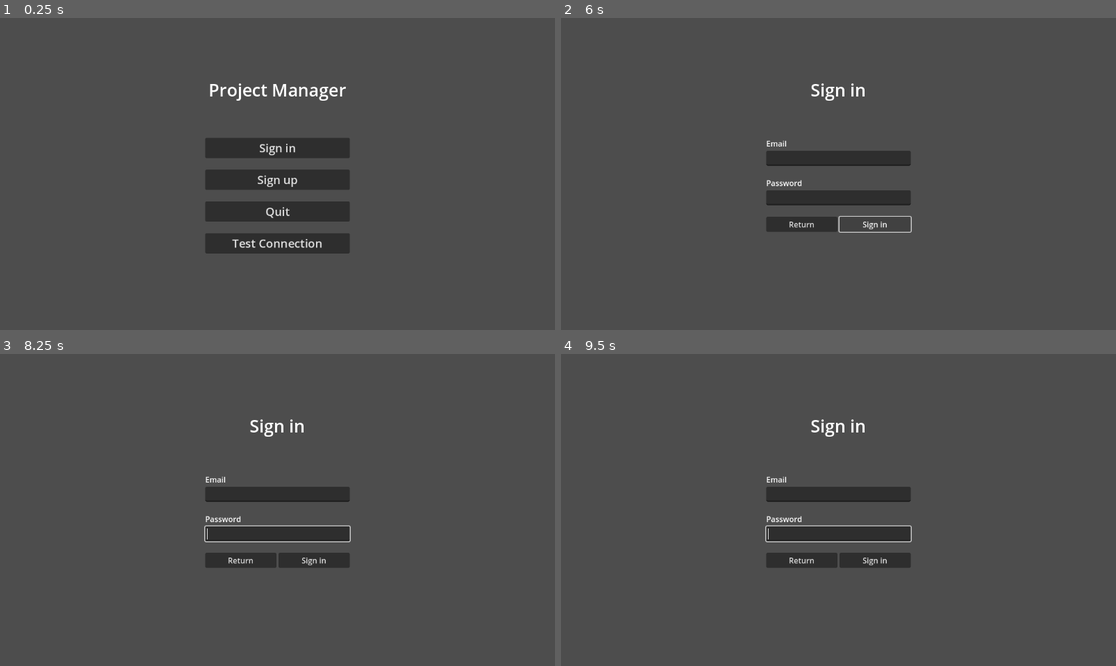
Above: before the commit, frames 1-4 (two rows, left to right).
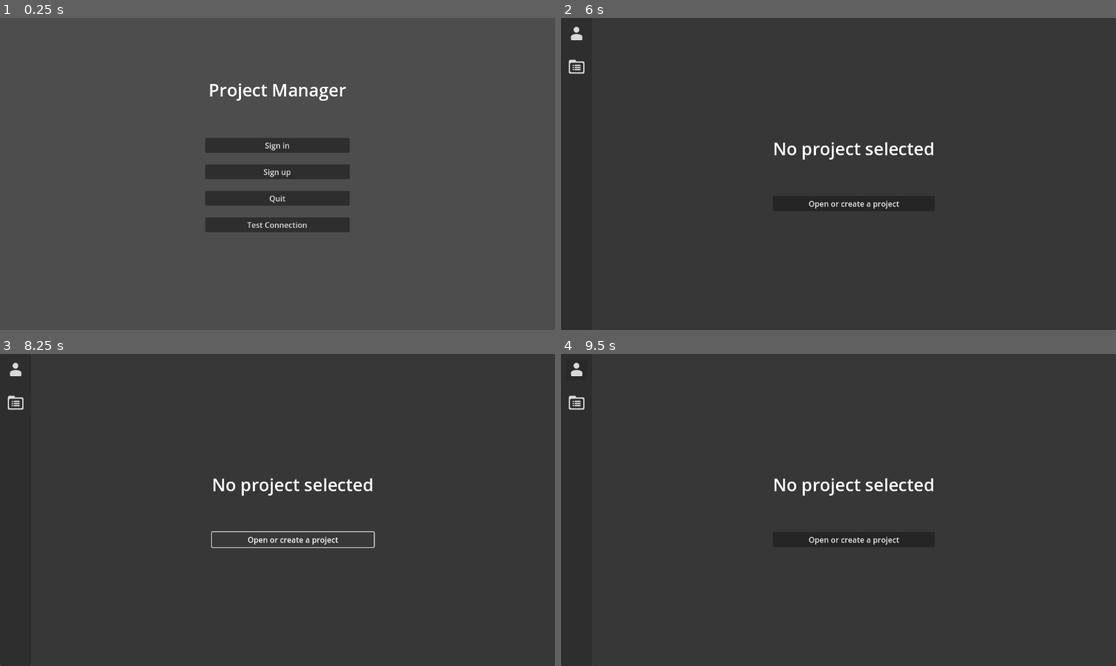
Above: after the commit, the same moments.

Repository: Z1HEd/ProjectManager
Game: Godot game, scene res://Scenes/Screens/WelcomeScreen.tscn
The game is run twice, just before and just after one commit, with the same random seed, the same clock (stepped at 60 frames per second) and the same inputs.
Inputs (mouse positions are in pixels of both pictures, inside the frame that each line leads up to):
- Up to frame 1 (0.25 s): no input
- Up to frame 2 (6 s): click "Sign in" at 0.5 s; click (838, 158) at 1.27 s; type "12" at 1.35 s; click (838, 198) at 1.5 s; type "12" at 1.58 s; click "Return" at 2 s; click "Sign up" at 2.75 s; click (838, 158) at 3.52 s; type "12" at 3.6 s; click (838, 198) at 3.75 s; type "12" at 3.83 s; click "Return" at 4.25 s; click "Sign in" at 5 s; click "Sign in" at 5.75 s
- Up to frame 3 (8.25 s): click (16, 369) at 6.52 s; click (16, 403) at 7.27 s; click (294, 538) at 8 s, where only the run after the commit has a clickable "Open or create a project"
- Up to frame 4 (9.5 s): click (577, 369) at 8.77 s

The runs differ from the first frame. In frame 1, 6.1% of the frame differs, in the area x 37-63%, y 39-76%; in frame 2, 7.4%; in frame 3, 7.2%; in frame 4, 7.5%, in the area x 0-68%, y 0-100%.

Commit message:
added couple screens, broken navigation buttons

Diff:
--- a/Resources/BaseTheme.tres
+++ b/Resources/BaseTheme.tres
@@ -1,5 +1,77 @@
-[gd_resource type="Theme" format=3 uid="uid://b5c65h2sk3h6q"]
+[gd_resource type="Theme" load_steps=9 format=3 uid="uid://b5c65h2sk3h6q"]
+
+[sub_resource type="StyleBoxFlat" id="StyleBoxFlat_8fg72"]
+content_margin_left = 4.0
+content_margin_top = 4.0
+content_margin_right = 4.0
+content_margin_bottom = 4.0
+bg_color = Color(0, 0, 0, 0.6)
+corner_radius_top_left = 3
+corner_radius_top_right = 3
+corner_radius_bottom_right = 3
+corner_radius_bottom_left = 3
+corner_detail = 5
+
+[sub_resource type="StyleBoxFlat" id="StyleBoxFlat_rlvek"]
+content_margin_left = 0.0
+content_margin_top = 0.0
+content_margin_right = 0.0
+content_margin_bottom = 0.0
+bg_color = Color(0.1, 0.1, 0.1, 0.6)
+corner_radius_top_left = 3
+corner_radius_top_right = 3
+corner_radius_bottom_right = 3
+corner_radius_bottom_left = 3
+corner_detail = 5
+
+[sub_resource type="StyleBoxFlat" id="StyleBoxFlat_2kn0t"]
+content_margin_left = 0.0
+content_margin_top = 0.0
+content_margin_right = 0.0
+content_margin_bottom = 0.0
+bg_color = Color(0.15686275, 0.15686275, 0.15686275, 0.6)
+corner_radius_top_left = 3
+corner_radius_top_right = 3
+corner_radius_bottom_right = 3
+corner_radius_bottom_left = 3
+corner_detail = 5
+
+[sub_resource type="StyleBoxEmpty" id="StyleBoxEmpty_2kn0t"]
+
+[sub_resource type="StyleBoxFlat" id="StyleBoxFlat_a2yai"]
+bg_color = Color(0, 0, 0, 0.105882354)
+corner_radius_top_left = 5
+corner_radius_top_right = 5
+corner_radius_bottom_right = 5
+corner_radius_bottom_left = 5
+corner_detail = 5
+
+[sub_resource type="StyleBoxEmpty" id="StyleBoxEmpty_rlvek"]
+
+[sub_resource type="StyleBoxFlat" id="StyleBoxFlat_ecwjl"]
+bg_color = Color(0, 0, 0, 0.34901962)
+corner_radius_top_left = 5
+corner_radius_top_right = 5
+corner_radius_bottom_right = 5
+corner_radius_bottom_left = 5
+corner_detail = 5
+
+[sub_resource type="StyleBoxFlat" id="StyleBoxFlat_ieqs5"]
+bg_color = Color(0, 0, 0, 0.16078432)
 
 [resource]
-Button/font_sizes/font_size = 24
+Button/font_sizes/font_size = 16
+Button/styles/pressed = SubResource("StyleBoxFlat_8fg72")
+DarkPanel/base_type = &"Panel"
+DarkPanel/styles/panel = SubResource("StyleBoxFlat_rlvek")
 Label/font_sizes/font_size = 36
+Panel/styles/panel = SubResource("StyleBoxFlat_2kn0t")
+SmallLabel/base_type = &"Label"
+SmallLabel/font_sizes/font_size = 16
+TransparentButton/base_type = &"Button"
+TransparentButton/styles/focus = SubResource("StyleBoxEmpty_2kn0t")
+TransparentButton/styles/hover = SubResource("StyleBoxFlat_a2yai")
+TransparentButton/styles/normal = SubResource("StyleBoxEmpty_rlvek")
+TransparentButton/styles/pressed = SubResource("StyleBoxFlat_ecwjl")
+TransparentPanel/base_type = &"Panel"
+TransparentPanel/styles/panel = SubResource("StyleBoxFlat_ieqs5")
--- /dev/null
+++ b/Scenes/Elements/ProjectSelectionButton.tscn
@@ -0,0 +1,50 @@
+[gd_scene load_steps=3 format=3 uid="uid://00cmkwas70u"]
+
+[ext_resource type="Theme" uid="uid://b5c65h2sk3h6q" path="res://Resources/BaseTheme.tres" id="1_cr4fw"]
+[ext_resource type="Script" uid="uid://ccrbanmowwnl7" path="res://Scripts/UI Elements/ProjectSelectionButton.gd" id="1_fk0of"]
+
+[node name="ProjectSelectionButton" type="Control"]
+custom_minimum_size = Vector2(200, 35)
+layout_mode = 3
+anchors_preset = 0
+size_flags_horizontal = 3
+script = ExtResource("1_fk0of")
+
+[node name="Button" type="Button" parent="."]
+layout_mode = 1
+anchors_preset = 15
+anchor_right = 1.0
+anchor_bottom = 1.0
+grow_horizontal = 2
+grow_vertical = 2
+
+[node name="MarginContainer" type="MarginContainer" parent="."]
+layout_mode = 1
+anchors_preset = 15
+anchor_right = 1.0
+anchor_bottom = 1.0
+grow_horizontal = 2
+grow_vertical = 2
+theme_override_constants/margin_left = 5
+theme_override_constants/margin_top = 5
+theme_override_constants/margin_right = 5
+theme_override_constants/margin_bottom = 5
+
+[node name="HBoxContainer" type="HBoxContainer" parent="MarginContainer"]
+layout_mode = 2
+
+[node name="Label" type="Label" parent="MarginContainer/HBoxContainer"]
+layout_mode = 2
+size_flags_horizontal = 3
+theme = ExtResource("1_cr4fw")
+theme_type_variation = &"SmallLabel"
+text = "Some Project"
+
+[node name="More" type="Button" parent="MarginContainer/HBoxContainer"]
+custom_minimum_size = Vector2(25, 25)
+layout_mode = 2
+theme = ExtResource("1_cr4fw")
+theme_type_variation = &"TransparentButton"
+
+[connection signal="pressed" from="Button" to="." method="_on_button_pressed"]
+[connection signal="pressed" from="MarginContainer/HBoxContainer/More" to="." method="_on_more_pressed"]
--- a/Scenes/Panels/Dasboard.tscn
+++ /dev/null
@@ -1,9 +0,0 @@
-[gd_scene format=3 uid="uid://btknm6kha8sv5"]
-
-[node name="Dasboard" type="Control"]
-layout_mode = 3
-anchors_preset = 15
-anchor_right = 1.0
-anchor_bottom = 1.0
-grow_horizontal = 2
-grow_vertical = 2
--- /dev/null
+++ b/Scenes/Screens/MainMenu.tscn
@@ -0,0 +1,73 @@
+[gd_scene load_steps=5 format=3 uid="uid://ci1klfcefhdim"]
+
+[ext_resource type="Script" uid="uid://d1grwhmkedwlf" path="res://Scripts/Scene Controllers/MainMenu.gd" id="1_a1jv6"]
+[ext_resource type="PackedScene" uid="uid://br1sagcs4olx7" path="res://Scenes/Tabs/NoProjectSelected.tscn" id="2_f35bi"]
+[ext_resource type="PackedScene" uid="uid://btknm6kha8sv5" path="res://Scenes/Tabs/Dasboard.tscn" id="3_441x2"]
+[ext_resource type="PackedScene" uid="uid://y3i7vgo6fv3f" path="res://Scenes/Tabs/ProjectsList.tscn" id="4_f35bi"]
+
+[node name="MainMenu" type="Control"]
+layout_mode = 3
+anchors_preset = 15
+anchor_right = 1.0
+anchor_bottom = 1.0
+grow_horizontal = 2
+grow_vertical = 2
+script = ExtResource("1_a1jv6")
+
+[node name="HBoxContainer" type="HBoxContainer" parent="."]
+layout_mode = 1
+anchors_preset = 15
+anchor_right = 1.0
+anchor_bottom = 1.0
+grow_horizontal = 2
+grow_vertical = 2
+theme_override_constants/separation = 0
+
+[node name="Dasboard" parent="HBoxContainer" instance=ExtResource("3_441x2")]
+layout_mode = 2
+
+[node name="TabArea" type="Control" parent="HBoxContainer"]
+layout_mode = 2
+size_flags_horizontal = 3
+
+[node name="ActiveTab" type="Control" parent="HBoxContainer/TabArea"]
+layout_mode = 1
+anchors_preset = 15
+anchor_right = 1.0
+anchor_bottom = 1.0
+grow_horizontal = 2
+grow_vertical = 2
+size_flags_horizontal = 3
+
+[node name="ChooseProject" parent="HBoxContainer/TabArea/ActiveTab" instance=ExtResource("2_f35bi")]
+layout_mode = 0
+anchors_preset = 0
+anchor_right = 0.0
+anchor_bottom = 0.0
+offset_right = 1087.0
+offset_bottom = 648.0
+grow_horizontal = 1
+grow_vertical = 1
+
+[node name="UnactiveTabs" type="Control" parent="HBoxContainer/TabArea"]
+visible = false
+layout_mode = 1
+anchors_preset = 15
+anchor_right = 1.0
+anchor_bottom = 1.0
+offset_left = -1.0
+offset_right = -1.0
+grow_horizontal = 2
+grow_vertical = 2
+
+[node name="ProjectsList" parent="HBoxContainer/TabArea/UnactiveTabs" instance=ExtResource("4_f35bi")]
+layout_mode = 1
+offset_left = 1.0
+offset_right = 1.0
+
+[connection signal="pressed" from="HBoxContainer/Dasboard/VBoxContainer/General/MarginContainer/Profile" to="." method="_on_profile_pressed"]
+[connection signal="pressed" from="HBoxContainer/Dasboard/VBoxContainer/General/MarginContainer2/ProjectsList" to="." method="_on_projects_list_pressed"]
+[connection signal="pressed" from="HBoxContainer/TabArea/ActiveTab/ChooseProject/CenterContainer/VBoxContainer/OpenProject" to="." method="_on_projects_list_pressed"]
+
+[editable path="HBoxContainer/Dasboard"]
+[editable path="HBoxContainer/TabArea/ActiveTab/ChooseProject"]
--- a/Scenes/Screens/ProjectScreen.tscn
+++ /dev/null
@@ -1,9 +0,0 @@
-[gd_scene format=3 uid="uid://ci1klfcefhdim"]
-
-[node name="ProjectScreen" type="Control"]
-layout_mode = 3
-anchors_preset = 15
-anchor_right = 1.0
-anchor_bottom = 1.0
-grow_horizontal = 2
-grow_vertical = 2
--- a/Scenes/Screens/WelcomeScreen.tscn
+++ b/Scenes/Screens/WelcomeScreen.tscn
@@ -2,7 +2,7 @@
 
 [ext_resource type="Theme" uid="uid://b5c65h2sk3h6q" path="res://Resources/BaseTheme.tres" id="1_amt0j"]
 [ext_resource type="Script" uid="uid://cx4ida7h3h1gi" path="res://Scripts/Scene Controllers/WelcomeScreen.gd" id="1_nroq1"]
-[ext_resource type="Script" uid="uid://rqa7flkjjh8x" path="res://Scripts/UI/QuitButton.gd" id="3_klodg"]
+[ext_resource type="Script" uid="uid://rqa7flkjjh8x" path="res://Scripts/UI Elements/QuitButton.gd" id="3_klodg"]
 [ext_resource type="PackedScene" uid="uid://bu3f0kmvccajd" path="res://Scenes/Elements/FirebaseManager.tscn" id="4_h5c3e"]
 
 [node name="WelcomeScreen" type="Control"]
--- /dev/null
+++ b/Scenes/Tabs/Dasboard.tscn
@@ -0,0 +1,68 @@
+[gd_scene load_steps=4 format=3 uid="uid://btknm6kha8sv5"]
+
+[ext_resource type="Theme" uid="uid://b5c65h2sk3h6q" path="res://Resources/BaseTheme.tres" id="1_djewf"]
+[ext_resource type="Texture2D" uid="uid://bg54h2tquc34b" path="res://Assets/Icons/Icon-User.png" id="2_ngleu"]
+[ext_resource type="Texture2D" uid="uid://4qye4a5atpqs" path="res://Assets/Icons/Project Manager.png" id="3_pvish"]
+
+[node name="Dasboard" type="Control"]
+custom_minimum_size = Vector2(65, 0)
+layout_mode = 3
+anchors_preset = 9
+anchor_bottom = 1.0
+grow_vertical = 2
+
+[node name="Panel" type="Panel" parent="."]
+layout_mode = 1
+anchors_preset = 15
+anchor_right = 1.0
+anchor_bottom = 1.0
+grow_horizontal = 2
+grow_vertical = 2
+theme = ExtResource("1_djewf")
+theme_type_variation = &"DarkPanel"
+
+[node name="VBoxContainer" type="VBoxContainer" parent="."]
+layout_mode = 1
+anchors_preset = 15
+anchor_right = 1.0
+anchor_bottom = 1.0
+grow_horizontal = 2
+grow_vertical = 2
+theme = ExtResource("1_djewf")
+theme_type_variation = &"DarkPanel"
+
+[node name="General" type="VBoxContainer" parent="VBoxContainer"]
+layout_mode = 2
+
+[node name="MarginContainer" type="MarginContainer" parent="VBoxContainer/General"]
+layout_mode = 2
+theme_override_constants/margin_left = 10
+theme_override_constants/margin_top = 10
+theme_override_constants/margin_right = 10
+theme_override_constants/margin_bottom = 10
+
+[node name="Profile" type="Button" parent="VBoxContainer/General/MarginContainer"]
+custom_minimum_size = Vector2(45, 45)
+layout_mode = 2
+theme = ExtResource("1_djewf")
+theme_type_variation = &"TransparentButton"
+icon = ExtResource("2_ngleu")
+expand_icon = true
+
+[node name="MarginContainer2" type="MarginContainer" parent="VBoxContainer/General"]
+layout_mode = 2
+theme_override_constants/margin_left = 10
+theme_override_constants/margin_top = 10
+theme_override_constants/margin_right = 10
+theme_override_constants/margin_bottom = 10
+
+[node name="ProjectsList" type="Button" parent="VBoxContainer/General/MarginContainer2"]
+custom_minimum_size = Vector2(45, 45)
+layout_mode = 2
+theme = ExtResource("1_djewf")
+theme_type_variation = &"TransparentButton"
+icon = ExtResource("3_pvish")
+expand_icon = true
+
+[node name="Project view" type="VBoxContainer" parent="VBoxContainer"]
+layout_mode = 2
--- /dev/null
+++ b/Scenes/Tabs/NoProjectSelected.tscn
@@ -0,0 +1,47 @@
+[gd_scene load_steps=3 format=3 uid="uid://br1sagcs4olx7"]
+
+[ext_resource type="Theme" uid="uid://b5c65h2sk3h6q" path="res://Resources/BaseTheme.tres" id="1_opnq4"]
+[ext_resource type="Script" uid="uid://b8cyv5tgcxrhb" path="res://Scripts/UI Elements/NavigationButton.gd" id="2_b3lh5"]
+
+[node name="NoProjectSelected" type="Control"]
+layout_mode = 3
+anchors_preset = 15
+anchor_right = 1.0
+anchor_bottom = 1.0
+grow_horizontal = 2
+grow_vertical = 2
+size_flags_horizontal = 3
+size_flags_vertical = 3
+
+[node name="Panel" type="Panel" parent="."]
+layout_mode = 1
+anchors_preset = 15
+anchor_right = 1.0
+anchor_bottom = 1.0
+grow_horizontal = 2
+grow_vertical = 2
+theme = ExtResource("1_opnq4")
+
+[node name="CenterContainer" type="CenterContainer" parent="."]
+layout_mode = 1
+anchors_preset = 15
+anchor_right = 1.0
+anchor_bottom = 1.0
+grow_horizontal = 2
+grow_vertical = 2
+
+[node name="VBoxContainer" type="VBoxContainer" parent="CenterContainer"]
+layout_mode = 2
+theme_override_constants/separation = 74
+
+[node name="Label" type="Label" parent="CenterContainer/VBoxContainer"]
+layout_mode = 2
+theme = ExtResource("1_opnq4")
+text = "No project selected"
+
+[node name="OpenProject" type="Button" parent="CenterContainer/VBoxContainer"]
+layout_mode = 2
+theme = ExtResource("1_opnq4")
+text = "Open or create a project"
+script = ExtResource("2_b3lh5")
+metadata/_custom_type_script = "uid://b8cyv5tgcxrhb"
--- /dev/null
+++ b/Scenes/Tabs/ProjectsList.tscn
@@ -0,0 +1,89 @@
+[gd_scene load_steps=4 format=3 uid="uid://y3i7vgo6fv3f"]
+
+[ext_resource type="Script" uid="uid://1s31kirg2waj" path="res://Scripts/Scene Controllers/SelectProjectPopup.gd" id="1_dcxag"]
+[ext_resource type="Theme" uid="uid://b5c65h2sk3h6q" path="res://Resources/BaseTheme.tres" id="2_y3uu2"]
+[ext_resource type="PackedScene" uid="uid://00cmkwas70u" path="res://Scenes/Elements/ProjectSelectionButton.tscn" id="3_8gvaf"]
+
+[node name="ProjectsList" type="Control"]
+custom_minimum_size = Vector2(400, 500)
+layout_mode = 3
+anchors_preset = 15
+anchor_right = 1.0
+anchor_bottom = 1.0
+grow_horizontal = 2
+grow_vertical = 2
+size_flags_horizontal = 3
+size_flags_vertical = 3
+theme_type_variation = &"TransparentPanel"
+script = ExtResource("1_dcxag")
+
+[node name="Panel" type="Panel" parent="."]
+layout_mode = 1
+anchors_preset = 15
+anchor_right = 1.0
+anchor_bottom = 1.0
+grow_horizontal = 2
+grow_vertical = 2
+theme = ExtResource("2_y3uu2")
+
+[node name="MarginContainer" type="MarginContainer" parent="."]
+layout_mode = 1
+anchors_preset = 15
+anchor_right = 1.0
+anchor_bottom = 1.0
+grow_horizontal = 2
+grow_vertical = 2
+theme_override_constants/margin_left = 10
+theme_override_constants/margin_top = 10
+theme_override_constants/margin_right = 10
+theme_override_constants/margin_bottom = 10
+
+[node name="VBoxContainer" type="VBoxContainer" parent="MarginContainer"]
+layout_mode = 2
+
+[node name="Label" type="Label" parent="MarginContainer/VBoxContainer"]
+layout_mode = 2
+theme = ExtResource("2_y3uu2")
+text = "Choose a project"
+horizontal_alignment = 1
+
+[node name="ProjectList" type="MarginContainer" parent="MarginContainer/VBoxContainer"]
+layout_mode = 2
+size_flags_vertical = 3
+theme_override_constants/margin_left = 10
+theme_override_constants/margin_top = 10
+theme_override_constants/margin_right = 10
+theme_override_constants/margin_bottom = 10
+
+[node name="Panel" type="Panel" parent="MarginContainer/VBoxContainer/ProjectList"]
+layout_mode = 2
+size_flags_vertical = 3
+
+[node name="ScrollContainer" type="ScrollContainer" parent="MarginContainer/VBoxContainer/ProjectList"]
+layout_mode = 2
+
+[node name="ProjectListContainer" type="VBoxContainer" parent="MarginContainer/VBoxContainer/ProjectList/ScrollContainer"]
+layout_mode = 2
+size_flags_horizontal = 3
+size_flags_vertical = 3
+
+[node name="ProjectSelectionButton" parent="MarginContainer/VBoxContainer/ProjectList/ScrollContainer/ProjectListContainer" instance=ExtResource("3_8gvaf")]
+layout_mode = 2
+
+[node name="HBoxContainer" type="HBoxContainer" parent="MarginContainer/VBoxContainer"]
+layout_mode = 2
+theme_override_constants/separation = 10
+
+[node name="OpenSelectedButton" type="Button" parent="MarginContainer/VBoxContainer/HBoxContainer"]
+layout_mode = 2
+size_flags_horizontal = 3
+text = "Open selected project"
+
+[node name="CreateProjectButton" type="Button" parent="MarginContainer/VBoxContainer/HBoxContainer"]
+layout_mode = 2
+size_flags_horizontal = 3
+text = "Create new project
+"
+
+[connection signal="pressed" from="MarginContainer/VBoxContainer/HBoxContainer/OpenSelectedButton" to="." method="_on_open_project_button_pressed"]
+[connection signal="pressed" from="MarginContainer/VBoxContainer/HBoxContainer/CreateProjectButton" to="." method="_on_create_project_button_pressed"]
--- a/Scripts/Scene Controllers/LoginScreen.gd
+++ b/Scripts/Scene Controllers/LoginScreen.gd
@@ -5,3 +5,9 @@
 
 func _on_sign_in_pressed() -> void:
 	print("Signing in...")
+
+	# Sign in code here
+
+	print("Signed in!")
+
+	get_tree().change_scene_to_file("res://Scenes/Screens/MainMenu.tscn")
--- /dev/null
+++ b/Scripts/Scene Controllers/MainMenu.gd
@@ -0,0 +1,13 @@
+extends Control
+class_name MainMenu
+
+@onready var active_tab = $HBoxContainer/ActiveTab
+@onready var unactive_tabs = $UnactiveTabs
+
+func open_tab(tab:Control)->void:
+	if active_tab.get_child_count() ==0:
+		return
+
+	# assume max one active tab
+	active_tab.get_child(0).reparent(unactive_tabs)
+	tab.reparent(active_tab)
--- a/Scripts/Scene Controllers/RegisterScreen.gd
+++ b/Scripts/Scene Controllers/RegisterScreen.gd
@@ -4,4 +4,10 @@
 	get_tree().change_scene_to_file("res://Scenes/Screens/WelcomeScreen.tscn")
 
 func _on_register_button_pressed() -> void:
-	print("Registering...")
+	print("Signing up...")
+
+	# Sign up code here
+
+	print("Signed up!")
+
+	get_tree().change_scene_to_file("res://Scenes/Screens/MainMenu.tscn")
--- /dev/null
+++ b/Scripts/Scene Controllers/SelectProjectPopup.gd
@@ -0,0 +1,8 @@
+extends Panel
+class_name ProjectsList
+
+func _on_open_project_button_pressed() -> void:
+	pass # Replace with function body.
+
+func _on_create_project_button_pressed() -> void:
+	pass # Replace with function body.
--- /dev/null
+++ b/Scripts/UI Elements/NavigationButton.gd
@@ -0,0 +1,19 @@
+@tool
+extends Button
+class_name NavigationButton
+
+@export var tab : Control
+@export var menu : MainMenu
+
+func _ready() -> void:
+	if !Engine.is_editor_hint() or menu:
+		return
+	await get_tree().process_frame
+	print(get_tree().current_scene)
+	if get_tree().root.get_child(0) is MainMenu:
+		menu=get_tree().root.get_child(0)
+
+func _get_configuration_warnings() -> PackedStringArray:
+	if menu:
+		return []
+	return ["Could not find menu node in the scene!"]
--- /dev/null
+++ b/Scripts/UI Elements/ProjectSelectionButton.gd
@@ -0,0 +1,11 @@
+extends Node
+class_name ProjectSelectionButton
+
+signal project_selected
+signal more_pressed
+
+func _on_button_pressed() -> void:
+	project_selected.emit()
+
+func _on_more_pressed() -> void:
+	more_pressed.emit()
--- a/Scripts/UI/AnimationButton.gd
+++ /dev/null
@@ -1,12 +0,0 @@
-extends Button
-class_name AnimationButton
-# A button that starts an animation when pressed
-
-@export var player : AnimationPlayer
-@export var animation_name : String
-
-func _ready() -> void:
-	pressed.connect(_start_animation)
-
-func _start_animation() -> void:
-	player.play(animation_name)
Binary file added: Assets/Icons/Icon-User.png
Not shown, added: Assets/Icons/Icon-User.png.import
Binary file added: Assets/Icons/Project Manager.png
Not shown, added: Assets/Icons/Project Manager.png.import
Renamed: Scenes/Panels/Calendar.tscn -> Scenes/Tabs/Calendar.tscn
Renamed: Scenes/Panels/TaskBoard.tscn -> Scenes/Tabs/TaskBoard.tscn
Renamed: Scenes/Panels/TeamChat.tscn -> Scenes/Tabs/TeamChat.tscn
Renamed: Scenes/Panels/UserSettings.tscn -> Scenes/Tabs/UserProfile.tscn
Not shown, added: Scripts/Scene Controllers/MainMenu.gd.uid
Not shown, added: Scripts/Scene Controllers/SelectProjectPopup.gd.uid
Not shown, added: Scripts/UI Elements/NavigationButton.gd.uid
Not shown, added: Scripts/UI Elements/ProjectSelectionButton.gd.uid
(and 3 more such lines)
